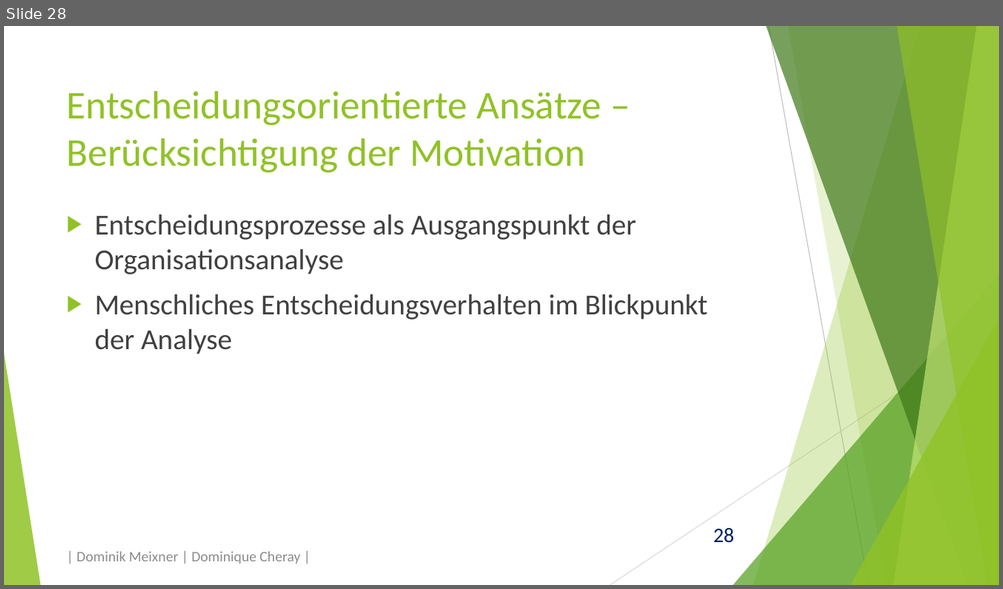
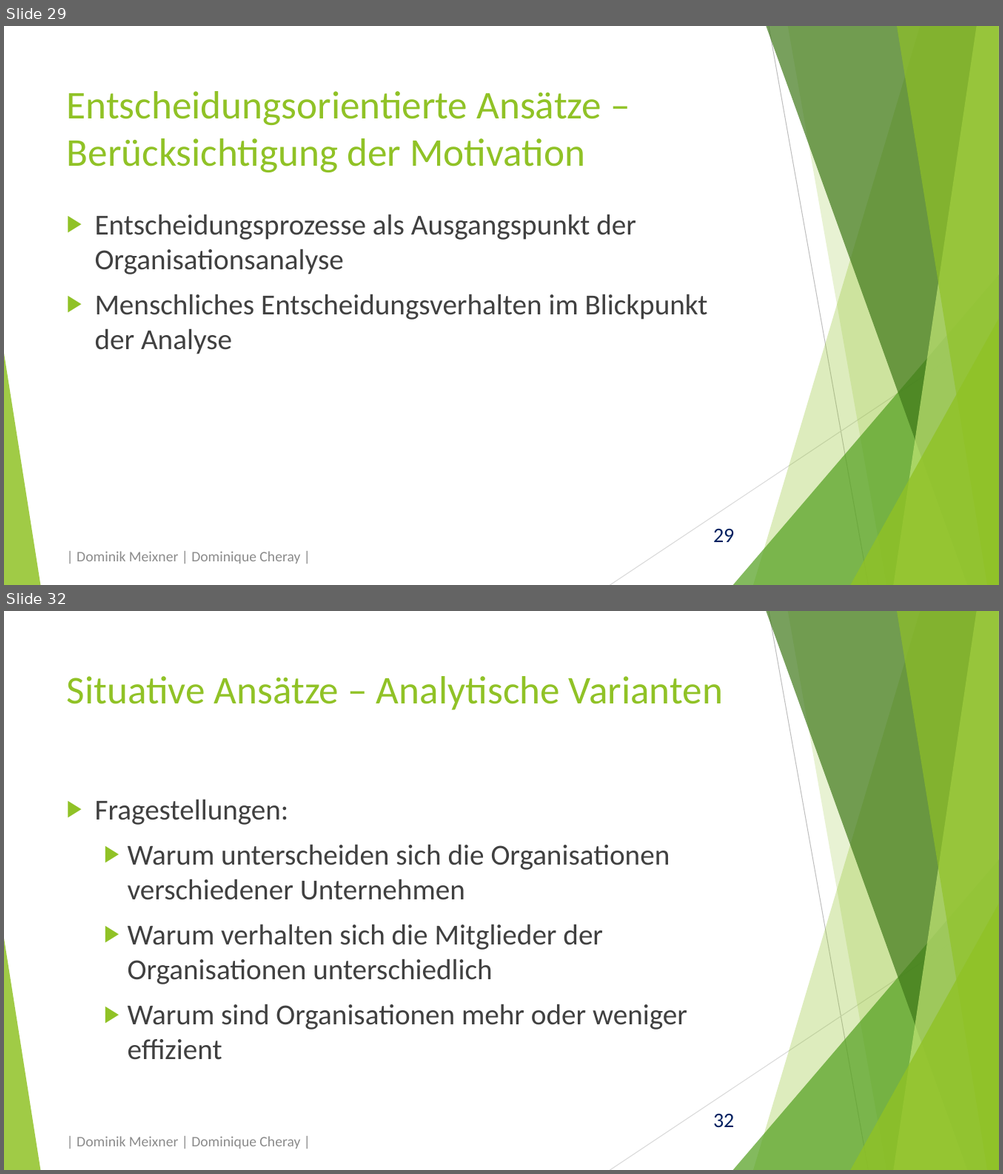
Before and after one commit to domeix/BlaBla, a slide deck: OrgatheoretAns/OrgatheoretAnsPraes.pptx. Shown one above the other, each under a label of ours: slide 28 before the commit, slides 29 and 32 after it; the slides between them are not shown. The pictures are 1003x589 and 1003x1174 pixels, drawn with LibreOffice and Linux fonts; fonts in the diff are those of the drawing. Boxes give left, top, right and bottom in pixels: in the first picture for what was removed or moved away, otherwise in the second. Text is boxed around its words. In the diff, an @@ line names an element or a change of style, - is before the commit and + after.

```diff
--- a/OrgatheoretAns/OrgatheoretAnsPraes.pptx
+++ b/OrgatheoretAns/OrgatheoretAnsPraes.pptx
@@ slide 32 added at [4,611,999,1170], background #FFFFFF; not listed: 11 template elements that a slide beside it also shows @@
@@ title added at [67,676,723,710], 38 pt, text #90C226 @@
+Situative Ansätze – Analytische Varianten
@@ text added at [95,799,687,1060], 28 pt, text #404040 @@
+▶ Fragestellungen:
+  ▶ Warum unterscheiden sich die Organisationen verschiedener Unternehmen
+  ▶ Warum verhalten sich die Mitglieder der Organisationen unterschiedlich
+  ▶ Warum sind Organisationen mehr oder weniger effizient
@@ text added at [77,1136,300,1149], 14 pt, text #8C8C8C @@
+| Dominik Meixner | Dominique Cheray |
@@ what was slide 28 is now slide 29 @@
@@ page number at [713,528,734,543]: text changed @@
-28
+29
```
Also in this commit, not shown: 9 slides changed, 14 other slides added, 1 other file.
